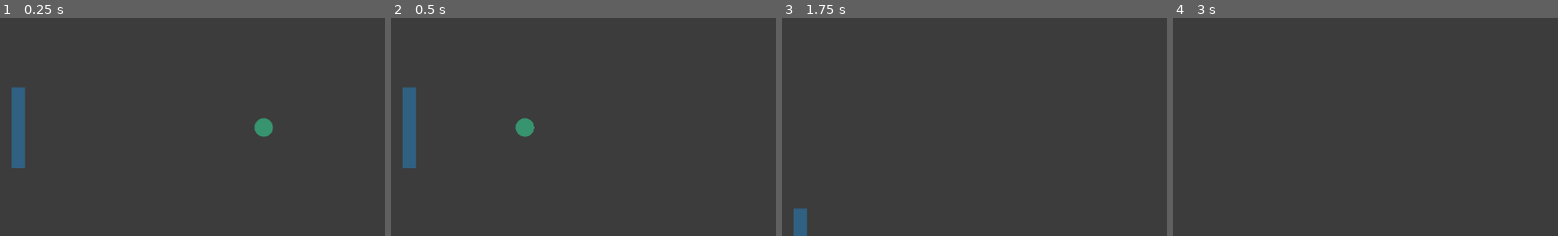
Above: before the commit, frames 1-4 (left to right).
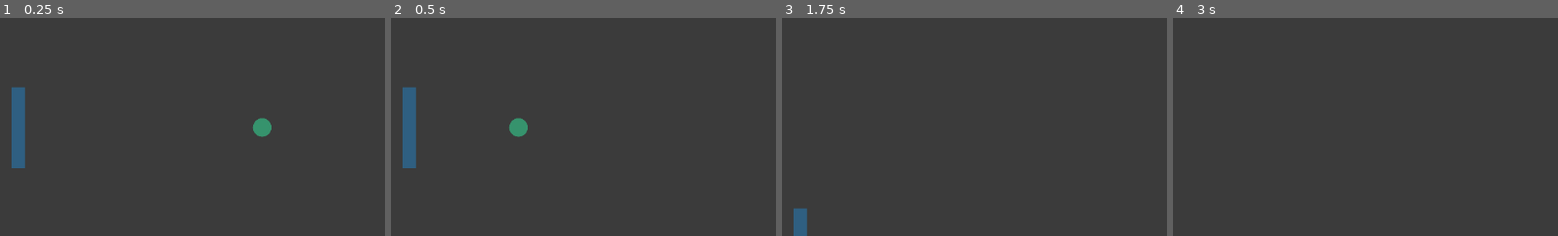
Above: after the commit, the same moments.

Repository: PestoxGames/pong_clone
Game: Godot game, scene res://Scenes/Level/main.tscn
Same seed, same stepped clock (60 frames per second), same inputs: the game is played once before the commit and once after it.
Inputs:
- Up to frame 1 (0.25 s): no input
- Up to frame 2 (0.5 s): no input
- Up to frame 3 (1.75 s): hold W (up) 0.53-1.28 s; tap Enter at 1.25 s; hold S (down) from 1.28 s (still down)
- Up to frame 4 (3 s): release S (down) at 2.03 s; hold W (up) from 2.03 s (still down)
The pictures show only the part of the screen within x 0-50%, y 24-74%; the shares and areas given below are measured in that part.

The runs differ from the first frame. In frame 1, less than 0.1% of the frame differs, in the area x 65-72%, y 45-55%; in frame 2, 0.3%, in the area x 30-38%, y 45-55%; in frame 3, less than 0.1%; in frame 4, less than 0.1%.

Commit message:
Changed godot engine type

Diff:
--- a/project.godot
+++ b/project.godot
@@ -36,7 +36,11 @@
 ]
 }
 
+[physics]
+
+2d/default_linear_damp=0.0
+
 [rendering]
 
-renderer/rendering_method="mobile"
 environment/defaults/default_clear_color=Color(0.235294, 0.235294, 0.235294, 1)
+viewport/hdr_2d=true
